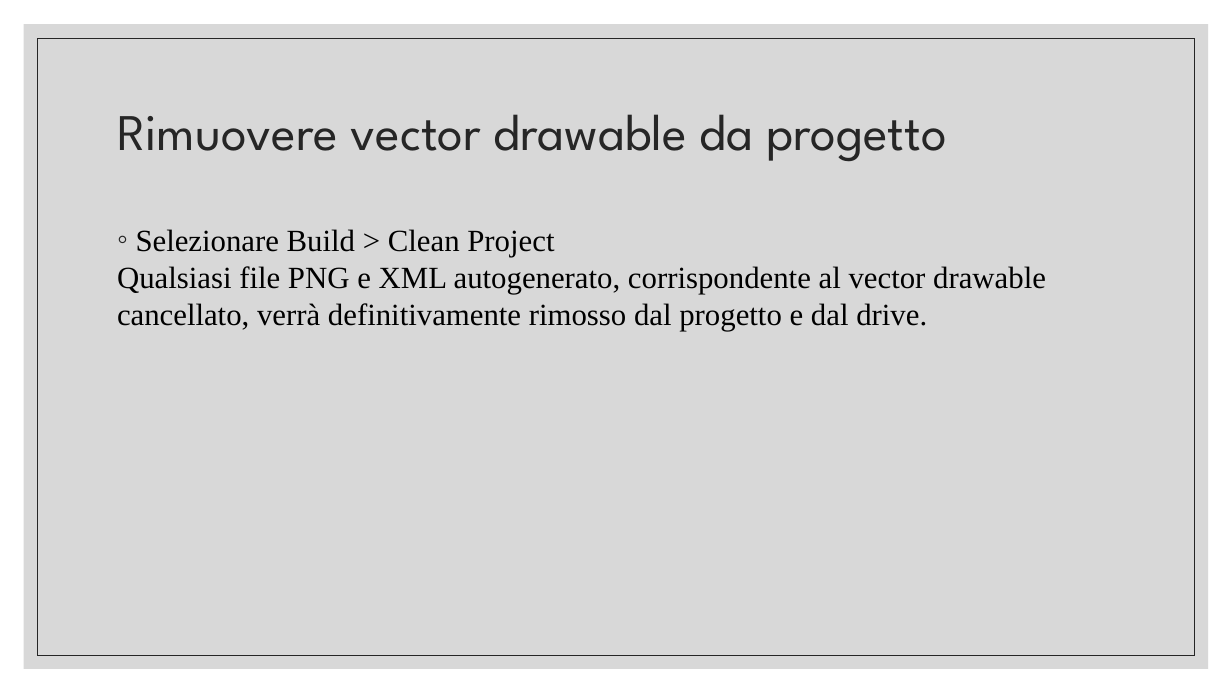
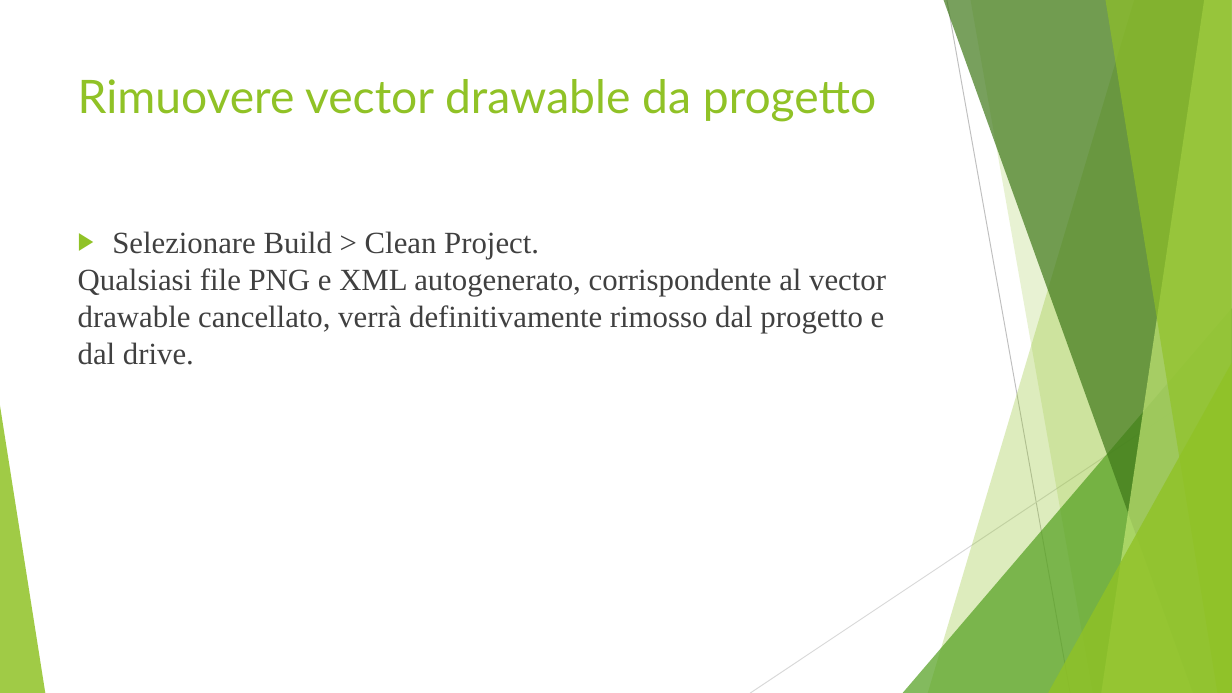
Before and after one commit to tizianotaglienti/Colleghi-Ristretti, a slide deck: slide 51 of Vector asset studio.pptx (slide 49 before the commit). Drawn at 1232x693 pixels with LibreOffice and Linux fonts; fonts in the diff are those of the drawing. Boxes give left, top, right and bottom in pixels: in the first picture for what was removed or moved away, otherwise in the second. Text is boxed around its words. In the diff, an @@ line names an element or a change of style, - is before the commit and + after.

```diff
--- a/Vector asset studio.pptx
+++ b/Vector asset studio.pptx
@@ rectangle removed at [24,24,1209,669] @@
@@ rectangle removed at [38,38,1195,655] @@
@@ title "Rimuovere vector drawable da progetto": place and size @@
-title "Rimuovere vector drawable da progetto" at [117,114,947,162]
+title "Rimuovere vector drawable da progetto" at [78,79,876,122]
@@ title "Rimuovere vector drawable da progetto" at [78,79,876,122]: size 40 to 36 pt, font League Spartan to Lato, text colour #262626 to #90C226; line spacing 0.9 to 1; vertical alignment middle to top @@
@@ text at [78,231,886,365]: text changed; text colour #000000 to #404040 @@
-◦ Selezionare Build > Clean Project
-Qualsiasi file PNG e XML autogenerato, corrispondente al vector drawable
-cancellato, verrà definitivamente rimosso dal progetto e dal drive.
+▶ Selezionare Build > Clean Project.
+Qualsiasi file PNG e XML autogenerato, corrispondente al vector drawable cancellato, verrà definitivamente rimosso dal progetto e dal drive.
@@ group added at [0,0,1232,693]: 5 freeform shapes, 3 triangles, 2 lines @@
```
Also in this commit, not shown: 48 other slides changed, 3 slides added, 1 slide removed.
